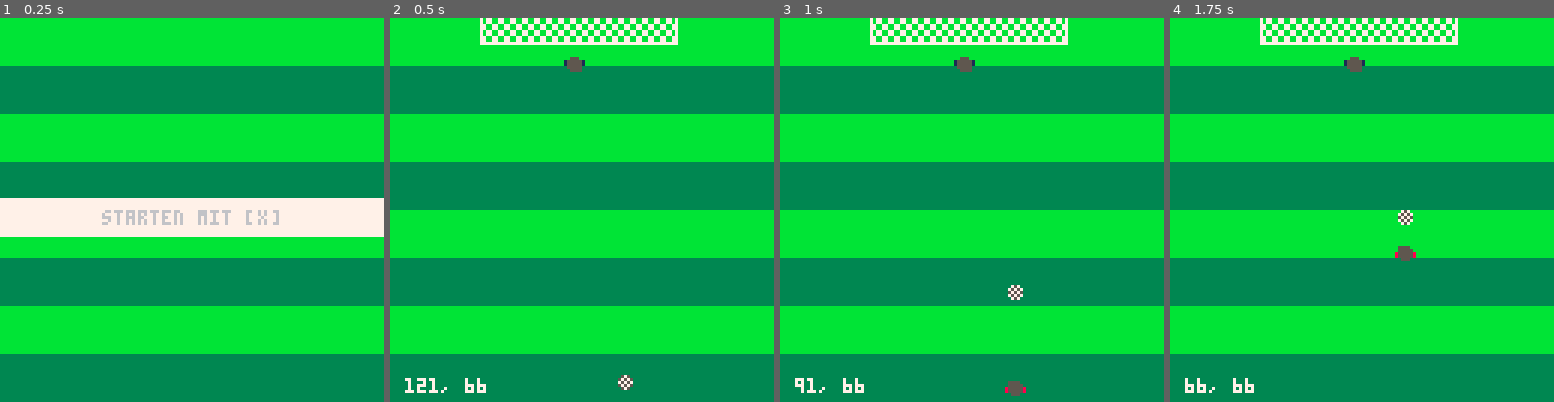
Above: before the commit, frames 1-4 (left to right).
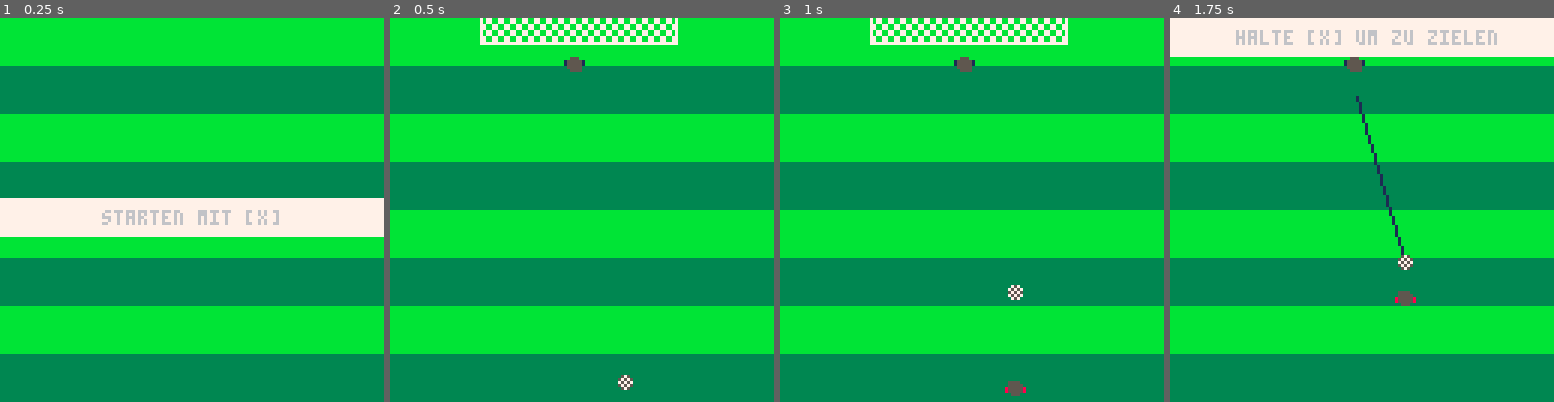
Above: after the commit, the same moments.

Repository: zothynine/torchance
Game: PICO-8 cartridge elfmeter.p8
Same seed, same stepped clock (60 frames per second), same inputs: the game is played once before the commit and once after it.
Inputs:
- Up to frame 1 (0.25 s): no input
- Up to frame 2 (0.5 s): tap X (X key) at 0.33 s
- Up to frame 3 (1 s): no input
- Up to frame 4 (1.75 s): tap X (X key) at 1.07 s

Frame 1 is identical in both runs. In frame 2, 0.3% of the frame differs, in the area x 3-25%, y 93-98%; in frame 3, 0.2%; in frame 4, 9.6%, in the area x 0-100%, y 0-98%.

Commit message:
Refine ball position bounds

Diff:
--- a/elfmeter.p8
+++ b/elfmeter.p8
@@ -89,7 +89,7 @@
 	if ball.y > ball.ty then
 		ball.y-=1
 		player.y = ball.y+player.runin
-	elseif player.runin > 5 then
+	elseif player.runin > 10 then
 		player.runin -= 1
 		player.y = ball.y+player.runin
 	else
@@ -167,9 +167,6 @@
 		rectfill(0,0,127,12,7)
 		print("halte [x] um zu zielen",22,4,hint.txtcol)
 	end
-
-	print(ball.y..", "..ball.ty,5,120,7)
-
 end
 -->8
 --kick
@@ -307,9 +304,9 @@
 
 	ball = {
 		r = 2,
-		x = flr(rnd(110)),
+		x = mid(6,flr(rnd(110)),110),
 		y = 130,
-		ty = 60+flr(rnd(45)),
+		ty = 60+flr(rnd(50)),
 		inplace = false,
 		col = 0x57,
 		bigp = 0b0011001111001100,
